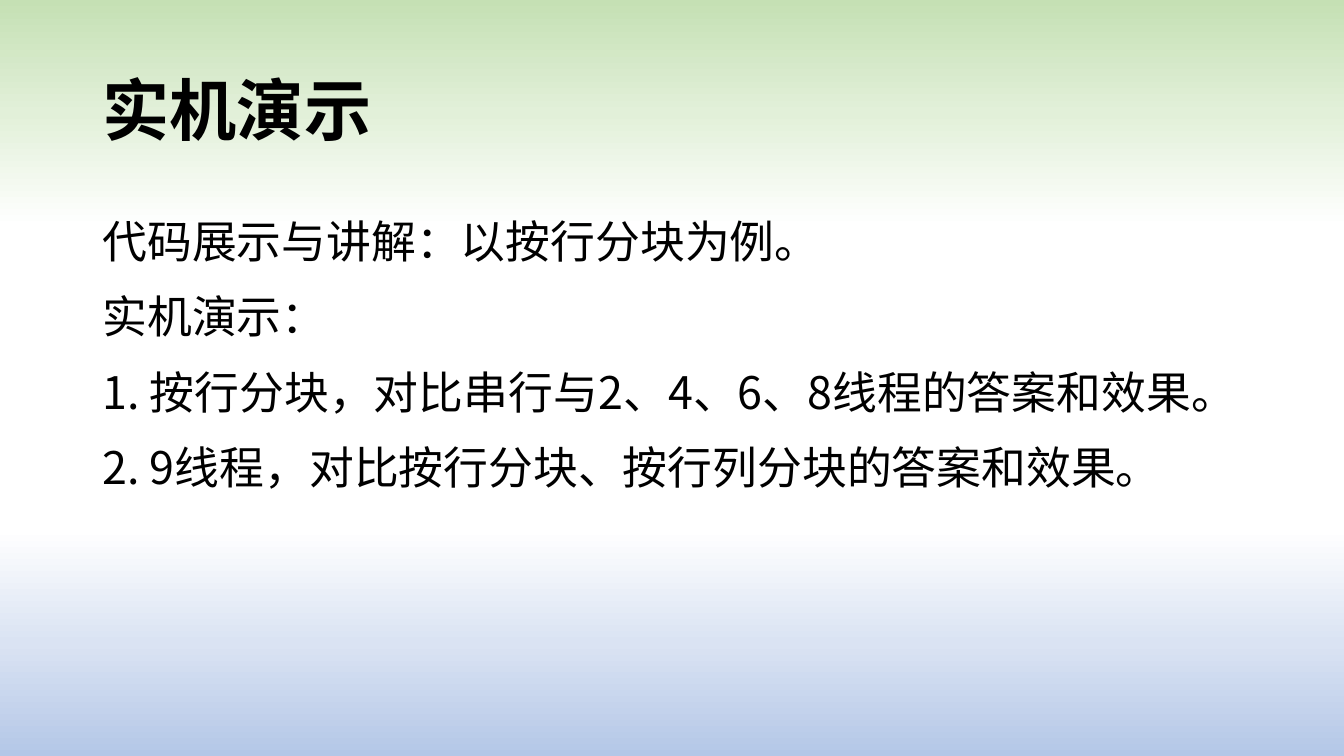
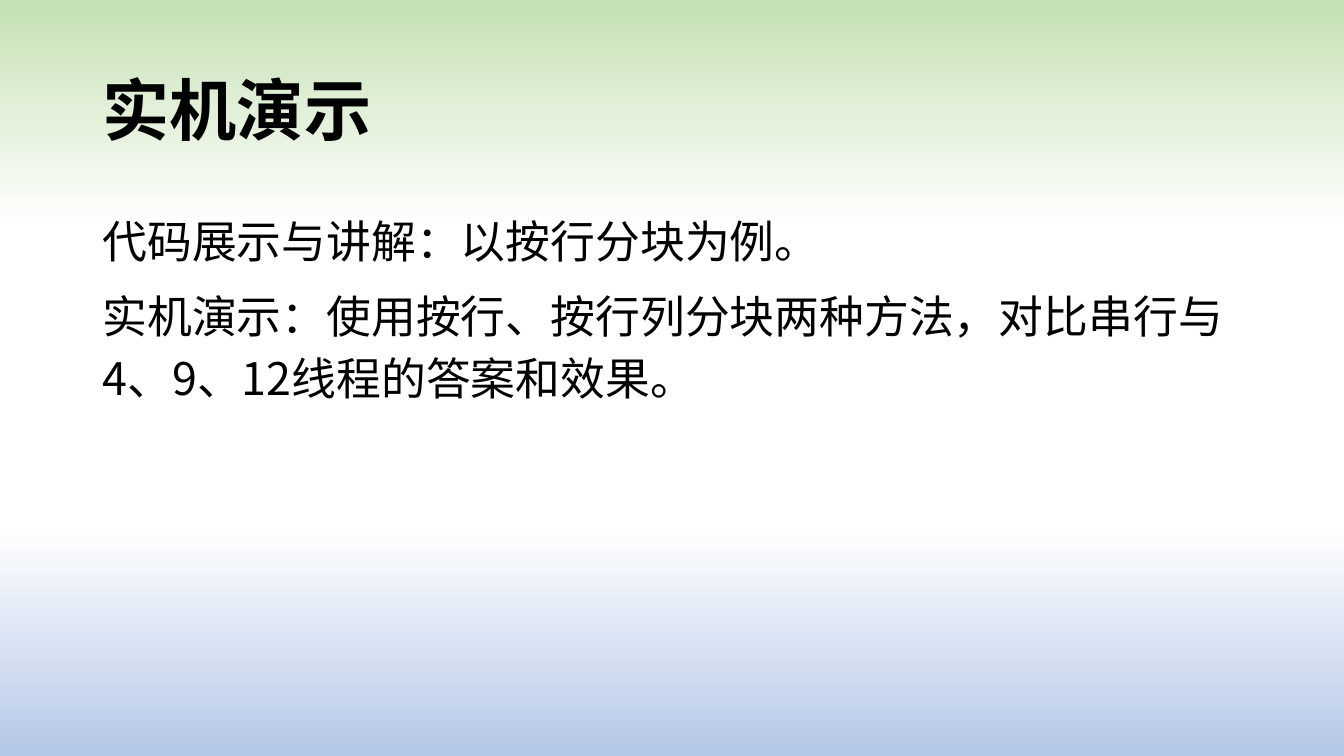
Before and after one commit to lk758tmy/PC_Codes, a slide deck: slide 9 of Final/Floyd-Warshall算法.pptx (slide 8 before the commit). Drawn at 1344x756 pixels with LibreOffice and Linux fonts; fonts in the diff are those of the drawing. Boxes give left, top, right and bottom in pixels: in the first picture for what was removed or moved away, otherwise in the second. Text is boxed around its words. In the diff, an @@ line names an element or a change of style, - is before the commit and + after.

```diff
--- a/Final/Floyd-Warshall算法.pptx
+++ b/Final/Floyd-Warshall算法.pptx
@@ text at bbox=[102, 295, 1222, 399]: text changed @@
-实机演示：
-1. 按行分块，对比串行与2、4、6、8线程的答案和效果。
-2. 9线程，对比按行分块、按行列分块的答案和效果。
+实机演示：使用按行、按行列分块两种方法，对比串行与4、9、12线程的答案和效果。
```
Also in this commit, not shown: 2 other slides changed, 1 slide added, 3 other files.
